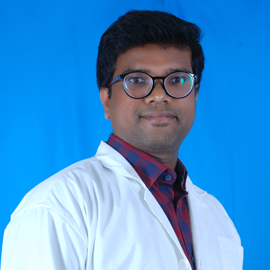
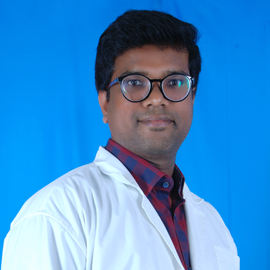
Layered file, before and after one edit (270 × 270). Changes by layer:
added layer "Layer 9" above "Layer 8" over left=0, top=0, right=266, bottom=270
added layer "Layer 8" above "Layer 7" over left=0, top=0, right=270, bottom=270
